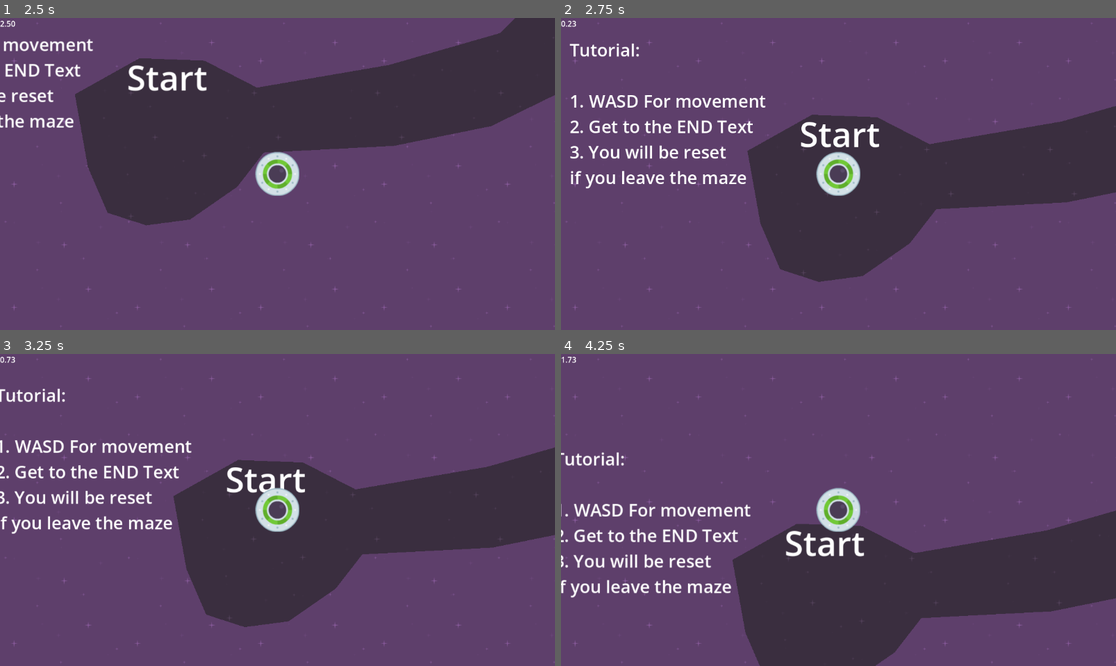
Above: before the commit, frames 1-4 (two rows, left to right).
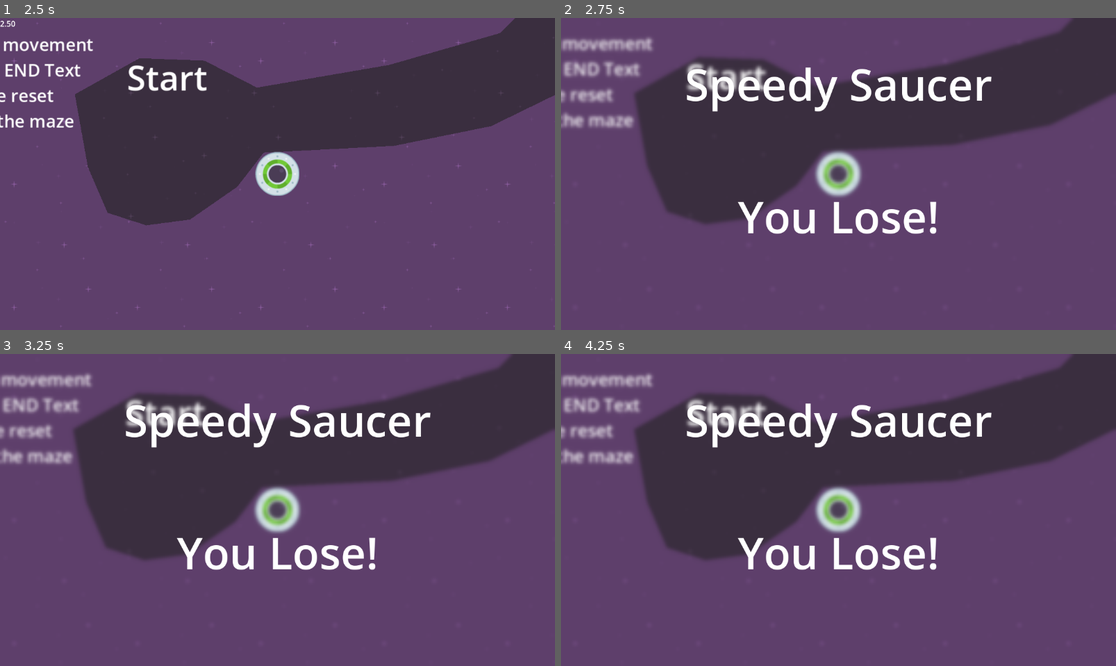
Above: after the commit, the same moments.

Repository: Squawkykaka/SpeedySaucer
Game: Godot game, scene res://scenes/level_1.tscn
Same seed, same stepped clock (60 frames per second), same inputs: the game is played once before the commit and once after it. Before the commit the project starts from res://level_1.tscn.
Inputs:
- Up to frame 1 (2.5 s): tap Enter at 0.5 s; hold D (move_right) 0.53-1.28 s; hold S (move_down) 1.28-2.03 s; hold D (move_right) from 2.03 s (still down)
- Up to frame 2 (2.75 s): keep holding D (move_right)
- Up to frame 3 (3.25 s): release D (move_right) at 2.78 s; hold W (move_up) from 2.78 s (still down)
- Up to frame 4 (4.25 s): release W (move_up) at 3.53 s; hold A (move_left) from 3.53 s (still down)

Frame 1 is identical in both runs. In frame 2, 44% of the frame differs, in the area x 0-100%, y 0-99%; in frame 3, 47%; in frame 4, 54%, in the area x 0-100%, y 0-100%.

Commit message:
Added a end screen with movement locking

Diff:
--- a/end_screen.gd
+++ /dev/null
@@ -1,10 +0,0 @@
-# Implements CanvasLayer, used to display things seperatly
-extends CanvasLayer
-
-# time variable used when completed the level
-var time := 0.0
-
-func set_time(new_time : float):
-	# set the end time then display it
-	time = new_time
-	$Time.text = "Time: " + str(time)
--- a/level_1.tscn
+++ /dev/null
@@ -1,99 +0,0 @@
-[gd_scene load_steps=7 format=3 uid="uid://bq2xtxv2g3fd3"]
-
-[ext_resource type="Script" path="res://level.gd" id="1_n1yjg"]
-[ext_resource type="Texture2D" uid="uid://d1ju1v1payd02" path="res://assets/purple.png" id="1_uxw2g"]
-[ext_resource type="PackedScene" uid="uid://c65hefip7vpiy" path="res://player.tscn" id="2_7omxt"]
-[ext_resource type="PackedScene" uid="uid://p6dqykcdqe8p" path="res://maze.tscn" id="4_d0dyy"]
-
-[sub_resource type="RectangleShape2D" id="RectangleShape2D_ric6j"]
-size = Vector2(273, 336)
-
-[sub_resource type="GDScript" id="GDScript_0rqkh"]
-script/source = "extends Label
-
-
-# Called when the node enters the scene tree for the first time.
-func _ready():
-	pass # Replace with function body.
-
-
-# Called every frame. 'delta' is the elapsed time since the previous frame.
-func _process(_delta):
-	pass
-"
-
-[node name="Level1" type="Node2D"]
-script = ExtResource("1_n1yjg")
-
-[node name="Graphics" type="Node" parent="."]
-
-[node name="CanvasLayer" type="CanvasLayer" parent="Graphics"]
-layer = -1
-
-[node name="Background" type="TextureRect" parent="Graphics/CanvasLayer"]
-z_index = -100
-anchors_preset = 15
-anchor_right = 1.0
-anchor_bottom = 1.0
-grow_horizontal = 2
-grow_vertical = 2
-size_flags_horizontal = 4
-size_flags_vertical = 4
-texture = ExtResource("1_uxw2g")
-stretch_mode = 1
-
-[node name="StartLabel" type="Label" parent="Graphics"]
-offset_left = 504.0
-offset_top = 179.0
-offset_right = 671.0
-offset_bottom = 276.0
-theme_override_font_sizes/font_size = 71
-text = "Start"
-metadata/_edit_use_anchors_ = true
-
-[node name="EndArea" type="Area2D" parent="Graphics"]
-position = Vector2(1976, 150)
-
-[node name="EndLabel" type="Label" parent="Graphics/EndArea"]
-offset_right = 167.0
-offset_bottom = 97.0
-theme_override_font_sizes/font_size = 71
-text = "End
-"
-metadata/_edit_use_anchors_ = true
-
-[node name="CollisionShape2D" type="CollisionShape2D" parent="Graphics/EndArea"]
-position = Vector2(25.5, 46)
-shape = SubResource("RectangleShape2D_ric6j")
-
-[node name="TutorialLabel" type="Label" parent="Graphics"]
-offset_left = 27.0
-offset_top = 28.0
-offset_right = 831.0
-offset_bottom = 625.0
-theme_override_font_sizes/font_size = 36
-text = "Tutorial:
-
-1. WASD For movement
-2. Get to the END Text
-3. You will be reset
-if you leave the maze"
-metadata/_edit_use_anchors_ = true
-
-[node name="HUD" type="CanvasLayer" parent="Graphics"]
-
-[node name="Timer" type="Label" parent="Graphics/HUD"]
-offset_right = 40.0
-offset_bottom = 23.0
-script = SubResource("GDScript_0rqkh")
-
-[node name="Player" parent="." instance=ExtResource("2_7omxt")]
-z_index = 1
-position = Vector2(580, 311)
-
-[node name="Maze" parent="." instance=ExtResource("4_d0dyy")]
-z_index = -50
-position = Vector2(2171, 301)
-
-[connection signal="body_entered" from="Graphics/EndArea" to="." method="_on_end_area_body_entered"]
-[connection signal="body_exited" from="Maze" to="." method="_on_maze_body_exited"]
--- a/project.godot
+++ b/project.godot
@@ -11,7 +11,7 @@
 [application]
 
 config/name="Speedy Saucer"
-run/main_scene="res://level_1.tscn"
+run/main_scene="res://scenes/level_1.tscn"
 config/features=PackedStringArray("4.2", "Forward Plus")
 config/icon="res://icon.svg"
 
--- a/end_screen.tscn
+++ b/scenes/end_screen.tscn
@@ -1,14 +1,14 @@
 [gd_scene load_steps=4 format=3 uid="uid://c7d2mtsfxi1r0"]
 
-[ext_resource type="Shader" path="res://shaders/blur.gdshader" id="1_2q5gy"]
-[ext_resource type="Script" path="res://end_screen.gd" id="1_do1m1"]
+[ext_resource type="Script" path="res://scripts/end_screen.gd" id="1_qpnsy"]
+[ext_resource type="Shader" path="res://shaders/blur.gdshader" id="2_f8x27"]
 
 [sub_resource type="ShaderMaterial" id="ShaderMaterial_dweit"]
-shader = ExtResource("1_2q5gy")
+shader = ExtResource("2_f8x27")
 shader_parameter/amount = 2.174
 
 [node name="end_screen" type="CanvasLayer"]
-script = ExtResource("1_do1m1")
+script = ExtResource("1_qpnsy")
 
 [node name="Blur" type="ColorRect" parent="."]
 material = SubResource("ShaderMaterial_dweit")
@@ -51,3 +51,20 @@
 text = "Time: "
 horizontal_alignment = 1
 vertical_alignment = 1
+
+[node name="State" type="Label" parent="."]
+anchors_preset = 8
+anchor_left = 0.5
+anchor_top = 0.5
+anchor_right = 0.5
+anchor_bottom = 0.5
+offset_left = -208.0
+offset_top = 25.0
+offset_right = 208.0
+offset_bottom = 150.0
+grow_horizontal = 2
+grow_vertical = 2
+theme_override_font_sizes/font_size = 91
+text = "You Win!"
+horizontal_alignment = 1
+vertical_alignment = 1
--- /dev/null
+++ b/scenes/level_1.tscn
@@ -0,0 +1,103 @@
+[gd_scene load_steps=8 format=3 uid="uid://bq2xtxv2g3fd3"]
+
+[ext_resource type="Script" path="res://scripts/level.gd" id="1_n1yjg"]
+[ext_resource type="Texture2D" uid="uid://d1ju1v1payd02" path="res://assets/purple.png" id="1_uxw2g"]
+[ext_resource type="PackedScene" uid="uid://c65hefip7vpiy" path="res://scenes/player.tscn" id="2_7omxt"]
+[ext_resource type="PackedScene" uid="uid://p6dqykcdqe8p" path="res://scenes/maze.tscn" id="4_d0dyy"]
+[ext_resource type="PackedScene" uid="uid://c7d2mtsfxi1r0" path="res://scenes/end_screen.tscn" id="5_cnmvd"]
+
+[sub_resource type="RectangleShape2D" id="RectangleShape2D_ric6j"]
+size = Vector2(273, 336)
+
+[sub_resource type="GDScript" id="GDScript_0rqkh"]
+script/source = "extends Label
+
+
+# Called when the node enters the scene tree for the first time.
+func _ready():
+	pass # Replace with function body.
+
+
+# Called every frame. 'delta' is the elapsed time since the previous frame.
+func _process(_delta):
+	pass
+"
+
+[node name="Level1" type="Node2D"]
+script = ExtResource("1_n1yjg")
+
+[node name="Graphics" type="Node" parent="."]
+
+[node name="CanvasLayer" type="CanvasLayer" parent="Graphics"]
+layer = -1
+
+[node name="Background" type="TextureRect" parent="Graphics/CanvasLayer"]
+z_index = -100
+anchors_preset = 15
+anchor_right = 1.0
+anchor_bottom = 1.0
+grow_horizontal = 2
+grow_vertical = 2
+size_flags_horizontal = 4
+size_flags_vertical = 4
+texture = ExtResource("1_uxw2g")
+stretch_mode = 1
+
+[node name="StartLabel" type="Label" parent="Graphics"]
+offset_left = 504.0
+offset_top = 179.0
+offset_right = 671.0
+offset_bottom = 276.0
+theme_override_font_sizes/font_size = 71
+text = "Start"
+metadata/_edit_use_anchors_ = true
+
+[node name="EndArea" type="Area2D" parent="Graphics"]
+position = Vector2(1976, 150)
+
+[node name="EndLabel" type="Label" parent="Graphics/EndArea"]
+offset_right = 167.0
+offset_bottom = 97.0
+theme_override_font_sizes/font_size = 71
+text = "End
+"
+metadata/_edit_use_anchors_ = true
+
+[node name="CollisionShape2D" type="CollisionShape2D" parent="Graphics/EndArea"]
+position = Vector2(25.5, 46)
+shape = SubResource("RectangleShape2D_ric6j")
+
+[node name="TutorialLabel" type="Label" parent="Graphics"]
+offset_left = 27.0
+offset_top = 28.0
+offset_right = 831.0
+offset_bottom = 625.0
+theme_override_font_sizes/font_size = 36
+text = "Tutorial:
+
+1. WASD For movement
+2. Get to the END Text
+3. You will be reset
+if you leave the maze"
+metadata/_edit_use_anchors_ = true
+
+[node name="HUD" type="CanvasLayer" parent="Graphics"]
+
+[node name="Timer" type="Label" parent="Graphics/HUD"]
+offset_right = 40.0
+offset_bottom = 23.0
+script = SubResource("GDScript_0rqkh")
+
+[node name="Player" parent="." instance=ExtResource("2_7omxt")]
+z_index = 1
+position = Vector2(580, 311)
+
+[node name="Maze" parent="." instance=ExtResource("4_d0dyy")]
+z_index = -50
+position = Vector2(2171, 301)
+
+[node name="end_screen" parent="." instance=ExtResource("5_cnmvd")]
+visible = false
+
+[connection signal="body_entered" from="Graphics/EndArea" to="." method="_on_end_area_body_entered"]
+[connection signal="body_exited" from="Maze" to="." method="_on_maze_body_exited"]
--- a/player.tscn
+++ b/scenes/player.tscn
@@ -1,6 +1,6 @@
 [gd_scene load_steps=4 format=3 uid="uid://c65hefip7vpiy"]
 
-[ext_resource type="Script" path="res://player.gd" id="1_1qjx2"]
+[ext_resource type="Script" path="res://scripts/player.gd" id="1_1qjx2"]
 [ext_resource type="Texture2D" uid="uid://ciajxbywjwbb6" path="res://assets/ufoGreen.png" id="1_3mbdl"]
 
 [sub_resource type="CircleShape2D" id="CircleShape2D_c0c0s"]
--- /dev/null
+++ b/scripts/end_screen.gd
@@ -0,0 +1,13 @@
+# Implements CanvasLayer, used to display things seperatly
+extends CanvasLayer
+
+# Set the time text to invisible then display "You Lose!"
+func lose_game():
+	$Time.visible = false
+	$State.text = "You Lose!"
+
+# Set the time text to visible and set it then display "You Win!"
+func win_game(time : String):
+	$Time.visible = true
+	$State.text = "You Win!"
+	$Time.text = "Time: " + time
--- a/level.gd
+++ b/scripts/level.gd
@@ -6,9 +6,11 @@
 # wether the timer is stopped or not.
 var is_stopped := false
 
-# Allows quick access to timer and player node
+# Allows quick access to nodes
 @onready var timer = $Graphics/HUD/Timer
 @onready var player = $Player
+@onready var end_screen = $end_screen
+
 
 # runs every frame.
 func _process(delta: float) -> void:
@@ -25,11 +27,27 @@
 	is_stopped = true
 
 func _on_maze_body_exited(_body):
-	# when the player leaves the maze reset the scene
-	# TODO: Replace this with a better way in the future.
-	get_tree().reload_current_scene()
+	# Stop and hide the timer.
+	stop()
+
+	# Stop the player from moving and lock movement.
+	player.set_movement(false)
+	player.reset_velocity()
+
+	# Display the end screen
+	end_screen.visible = true
+	end_screen.lose_game()
 
 
 func _on_end_area_body_entered(_body):
-	# TODO: Implement winning logic.
-	pass
+	# Setup the timer for display.
+	var winning_time = str(time_elapsed).pad_decimals(2)
+	stop()
+
+	# Stop the player from moving and lock movement.
+	player.set_movement(false)
+	player.reset_velocity()
+
+	# Display the end screen
+	end_screen.win_game(winning_time)
+	end_screen.visible = true
--- a/player.gd
+++ b/scripts/player.gd
@@ -4,9 +4,14 @@
 
 # the move speed
 var speed : int = 200
+var movement_allowed = true
 
 # runs every physics frame
 func _physics_process(_delta):
+	# if movement is allowed then allow movement
+	if movement_allowed: movement()
+
+func movement():
 	# checks if move_up,down,left,right is pressed and applies force in that direction.
 	if Input.is_action_pressed("move_up"):
 		apply_force(Vector2(0,-speed))
@@ -16,3 +21,11 @@
 		apply_force(Vector2(-speed,0))
 	if Input.is_action_pressed("move_right"):
 		apply_force(Vector2(speed,0))
+
+# Allow or disallow movement.
+func set_movement(move_allowed : bool):
+	movement_allowed = move_allowed
+
+# reset the velocity to ZERO.
+func reset_velocity():
+	linear_velocity = Vector2.ZERO
Renamed: maze.tscn -> scenes/maze.tscn
Not shown, added: levCB37.tmp
